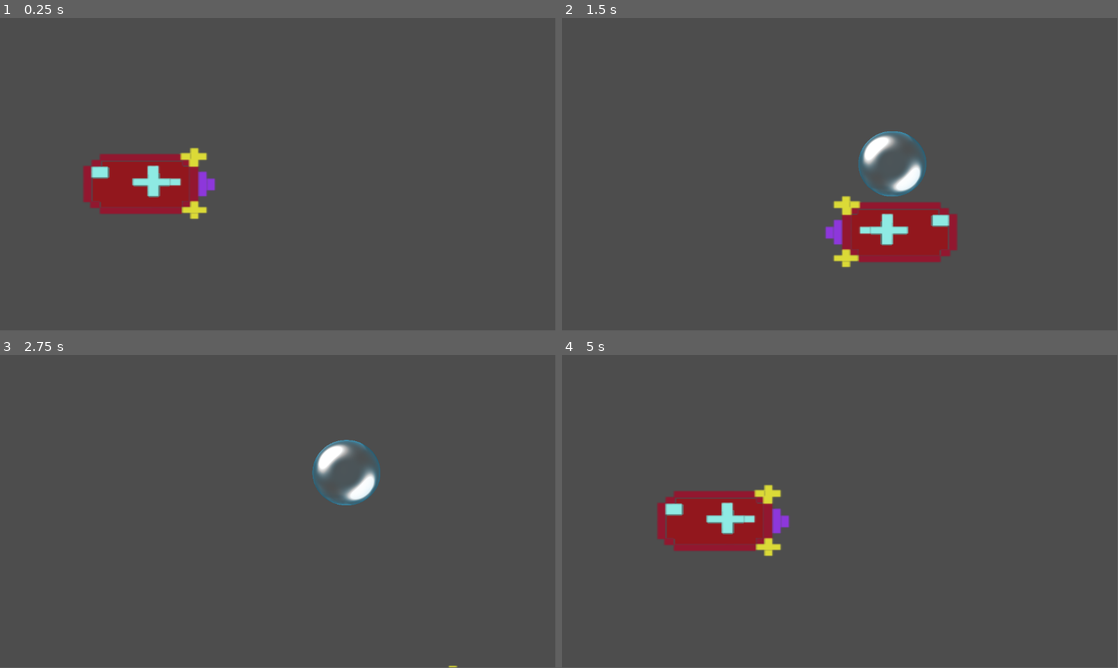
Above: before the commit, frames 1-4 (two rows, left to right).
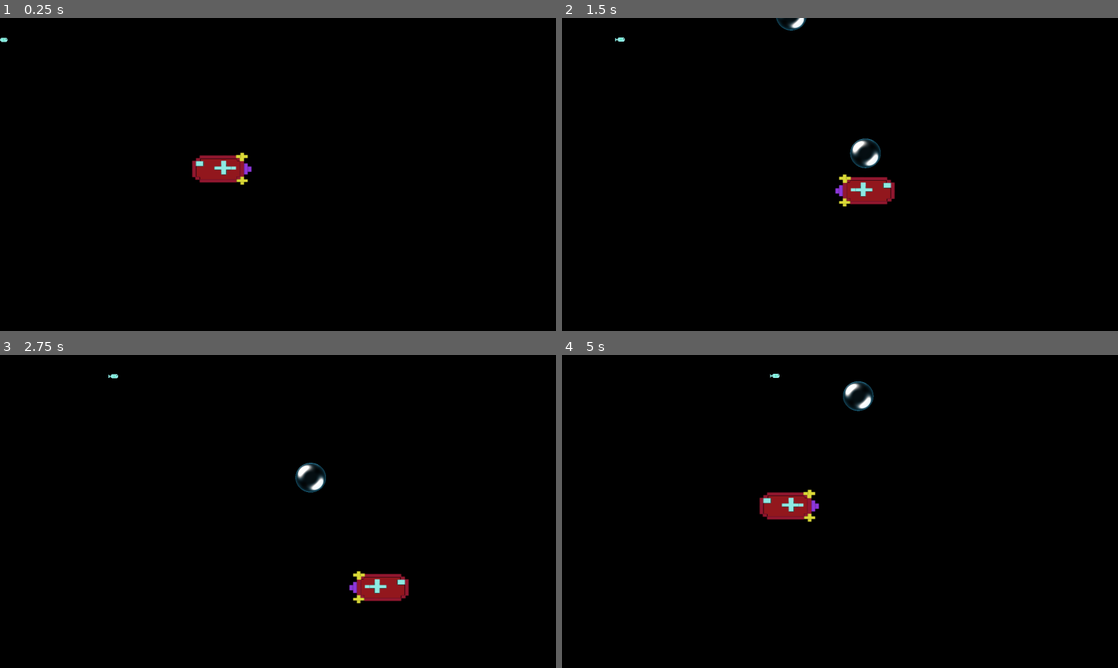
Above: after the commit, the same moments.

Repository: cachola25/cs447-subvival
Game: Godot game, scene res://ocean.tscn
The game is run twice, just before and just after one commit, with the same random seed, the same clock (stepped at 60 frames per second) and the same inputs. This scene is started directly instead of the project's main scene.
Inputs:
- Up to frame 1 (0.25 s): no input
- Up to frame 2 (1.5 s): tap Enter at 0.5 s; hold D (move_right) 0.53-1.28 s; tap Space (release_bubble) at 0.6, 1.35 s; hold S (move_down) from 1.28 s (still down)
- Up to frame 3 (2.75 s): release S (move_down) at 2.03 s; hold D (move_right) from 2.03 s (still down); tap Space (release_bubble) at 2.1 s
- Up to frame 4 (5 s): release D (move_right) at 2.78 s; hold W (move_up) 2.78-3.53 s; tap Space (release_bubble) at 2.85, 3.6, 4.35 s; hold A (move_left) from 3.53 s (still down)
In our replay, the window is 799x449 before the commit and 800x450 after it. These sizes can differ from the game's own. Grey fills any space a smaller window leaves; there, only what the larger window draws over its background counts as a difference.

The runs differ from the first frame. In frame 1, 100% of the frame differs, in the area x 0-100%, y 0-100%; in frame 2, 100%; in frame 3, 100%; in frame 4, 100%.

Commit message:
Good fish art and movement
Added a path for a single good fish
TODO: Make the fish capturable by a bubble and
make multiples paths for multiple fish to spawn

Diff:
--- a/bubble.tscn
+++ b/bubble.tscn
@@ -22,15 +22,22 @@
 }]
 
 [node name="bubble" type="CharacterBody2D"]
+show_behind_parent = true
+z_index = 1
+z_as_relative = false
 collision_layer = 2
 collision_mask = 2
 script = ExtResource("1_gvl63")
 
 [node name="CollisionShape2D" type="CollisionShape2D" parent="."]
+z_index = 1
+z_as_relative = false
 position = Vector2(-1, 1)
 shape = SubResource("CircleShape2D_h5ae1")
 
 [node name="AnimatedSprite2D" type="AnimatedSprite2D" parent="."]
+z_index = 1
+z_as_relative = false
 position = Vector2(-1.12495, 1)
 scale = Vector2(0.123542, 0.119062)
 sprite_frames = SubResource("SpriteFrames_o3hfk")
--- /dev/null
+++ b/money_fish.tscn
@@ -0,0 +1,33 @@
+[gd_scene load_steps=5 format=3 uid="uid://ckuhsdp13b5ex"]
+
+[ext_resource type="Texture2D" uid="uid://dpixamx56528s" path="res://art/money_fish.png" id="1_0hbif"]
+
+[sub_resource type="RectangleShape2D" id="RectangleShape2D_fp3nj"]
+size = Vector2(44, 20)
+
+[sub_resource type="AtlasTexture" id="AtlasTexture_j6n2n"]
+atlas = ExtResource("1_0hbif")
+region = Rect2(6, 20, 86, 36)
+
+[sub_resource type="SpriteFrames" id="SpriteFrames_melhr"]
+animations = [{
+"frames": [{
+"duration": 1.0,
+"texture": SubResource("AtlasTexture_j6n2n")
+}],
+"loop": true,
+"name": &"money_fish",
+"speed": 5.0
+}]
+
+[node name="money_fish" type="CharacterBody2D"]
+
+[node name="CollisionShape2D" type="CollisionShape2D" parent="."]
+shape = SubResource("RectangleShape2D_fp3nj")
+
+[node name="AnimatedSprite2D" type="AnimatedSprite2D" parent="."]
+position = Vector2(-0.25, -0.250002)
+scale = Vector2(0.505814, 0.541667)
+sprite_frames = SubResource("SpriteFrames_melhr")
+animation = &"money_fish"
+flip_h = true
--- /dev/null
+++ b/money_fish_path.gd
@@ -0,0 +1,15 @@
+extends PathFollow2D
+
+const SPEED = 200.0
+# Called when the node enters the scene tree for the first time.
+func _ready() -> void:
+	pass # Replace with function body.
+
+
+# Called every frame. 'delta' is the elapsed time since the previous frame.
+func _process(delta):
+
+	progress += delta * SPEED
+	print(progress_ratio)
+	if progress_ratio == 1:
+		progress_ratio = 0
--- a/ocean.gd
+++ b/ocean.gd
@@ -1,14 +1,9 @@
 extends Node2D
 
-var bubble_scene = load("res://bubble.tscn")
 
-func spawn_bubble(sub_position):
-	var bubble = bubble_scene.instantiate()
-	bubble.position = sub_position
-	bubble.visible = true
 # Called when the node enters the scene tree for the first time.
 func _ready() -> void:
-	pass # Replace with function body.
+	$TextureRect.z_index = 0
 
 
 # Called every frame. 'delta' is the elapsed time since the previous frame.
--- a/ocean.tscn
+++ b/ocean.tscn
@@ -1,10 +1,38 @@
-[gd_scene load_steps=3 format=3 uid="uid://c1kby2nijf6uj"]
+[gd_scene load_steps=7 format=3 uid="uid://urtocxps537d"]
 
 [ext_resource type="PackedScene" uid="uid://cnemvuq4712kt" path="res://submarine.tscn" id="1_5pwii"]
 [ext_resource type="Script" path="res://ocean.gd" id="1_t8jae"]
+[ext_resource type="Texture2D" uid="uid://ceuicsai2b4te" path="res://art/ocean_art.png" id="2_8ddkb"]
+[ext_resource type="PackedScene" uid="uid://ckuhsdp13b5ex" path="res://money_fish.tscn" id="4_hh6vl"]
+[ext_resource type="Script" path="res://money_fish_path.gd" id="4_ow8ml"]
+
+[sub_resource type="Curve2D" id="Curve2D_2no4m"]
+_data = {
+"points": PackedVector2Array(0, 0, 0, 0, 8, 101, 0, 0, 0, 0, 2549, 88)
+}
+point_count = 2
 
 [node name="ocean" type="Node2D"]
 script = ExtResource("1_t8jae")
 
+[node name="TextureRect" type="TextureRect" parent="."]
+offset_top = -1.0
+offset_right = 2564.0
+offset_bottom = 1449.0
+texture = ExtResource("2_8ddkb")
+
 [node name="submarine" parent="." instance=ExtResource("1_5pwii")]
-position = Vector2(312, 361)
+position = Vector2(1024, 711)
+
+[node name="Path2D" type="Path2D" parent="."]
+position = Vector2(-46.1448, 0)
+scale = Vector2(1.0181, 1)
+curve = SubResource("Curve2D_2no4m")
+
+[node name="money_fish_path" type="PathFollow2D" parent="Path2D"]
+position = Vector2(8, 101)
+rotation = -0.00511605
+script = ExtResource("4_ow8ml")
+
+[node name="money_fish" parent="Path2D/money_fish_path" instance=ExtResource("4_hh6vl")]
+position = Vector2(3.8147e-06, 1.92225e-06)
--- a/project.godot
+++ b/project.godot
@@ -14,6 +14,11 @@
 run/main_scene="res://submarine.tscn"
 config/features=PackedStringArray("4.3", "Forward Plus")
 config/icon="res://icon.svg"
+
+[display]
+
+window/size/viewport_width=2560
+window/size/viewport_height=1440
 
 [dotnet]
 
--- a/submarine.gd
+++ b/submarine.gd
@@ -6,7 +6,9 @@
 
 func spawn_bubble():
 	var bubble = bubble_scene.instantiate()
-	bubble.position = position
+	var temp_position = position
+	temp_position.y -= 30
+	bubble.position = temp_position
 	get_parent().add_child(bubble)
 
 func _ready():
--- a/submarine.tscn
+++ b/submarine.tscn
@@ -24,6 +24,7 @@
 }]
 
 [node name="submarine" type="CharacterBody2D"]
+z_index = 2
 script = ExtResource("1_uaken")
 
 [node name="CollisionShape2D" type="CollisionShape2D" parent="."]
Binary file added: art/money_fish.png
Not shown, added: art/money_fish.png.import
Binary file added: art/ocean_art.png
Not shown, added: art/ocean_art.png.import
Not shown, added: art/money_fish.kra
Not shown, added: art/ocean_art.kra
Not shown, added: art/ocean_art.png~
